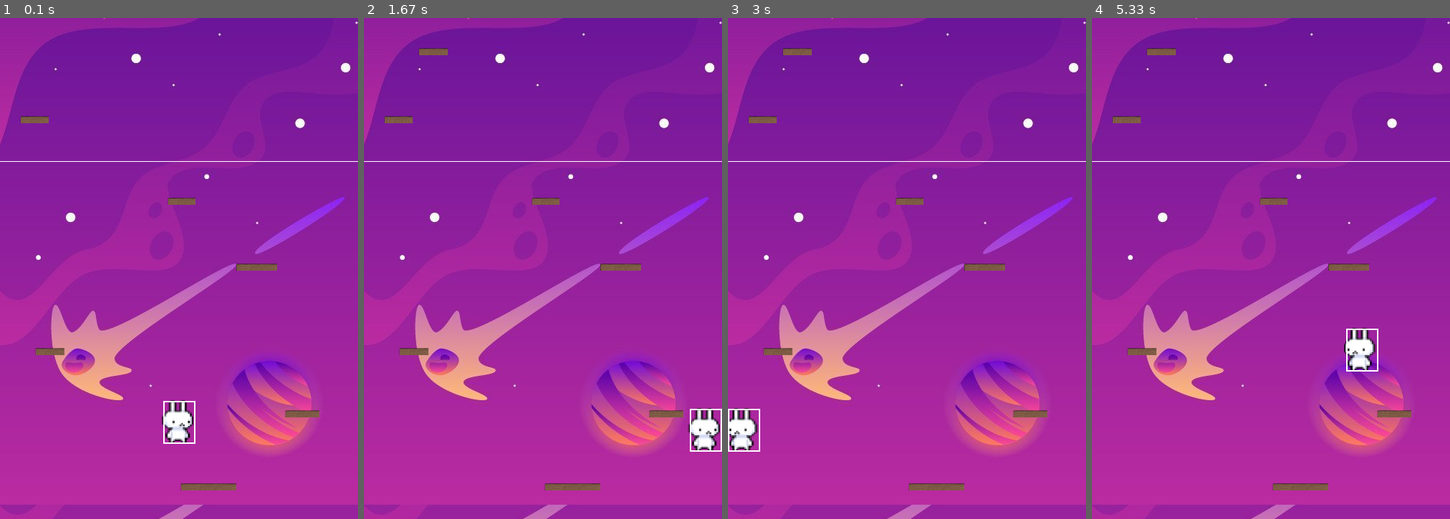
Above: before the commit, frames 1-4 (left to right).
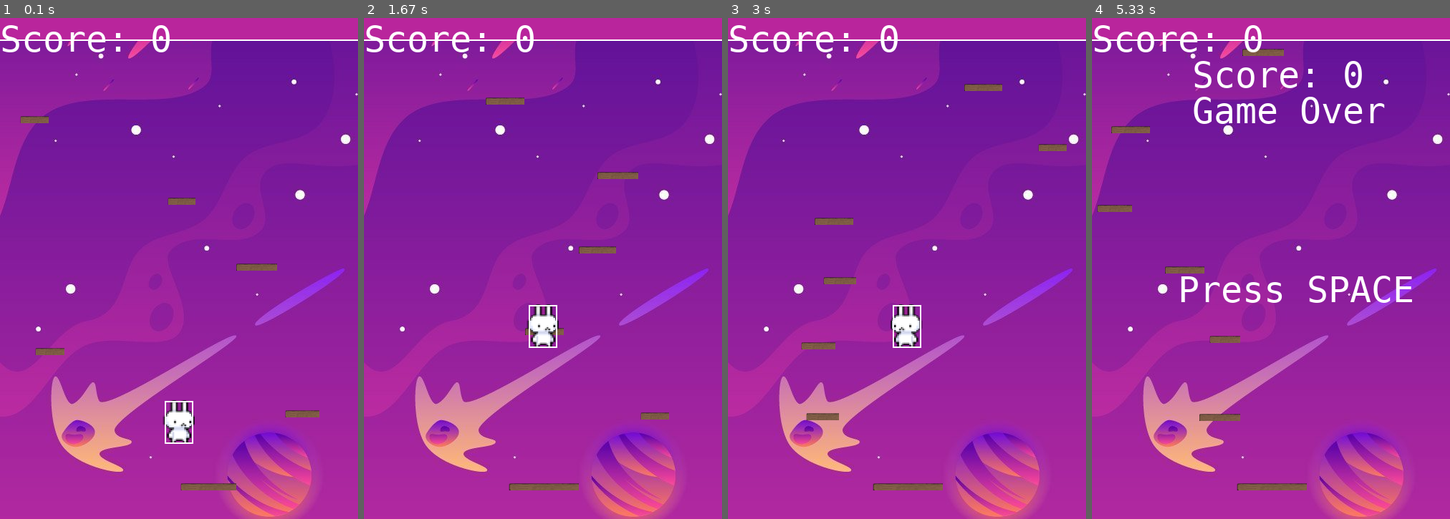
Above: after the commit, the same moments.

Repository: Showtimeeee/Jumper-Pygame
Game: pygame game, started from main.py
Two runs of this game, one before a commit and one after it. Both use one fixed random seed, a clock stepped at 60 frames per second and the inputs below.
Inputs:
- Up to frame 1 (0.1 s): no input
- Up to frame 2 (1.67 s): hold D 0.33-0.8 s; hold D 0.83-1.3 s; tap Space at 1.33 s
- Up to frame 3 (3 s): hold A 1.67-2.2 s; hold A 2.23-2.63 s; tap Space at 2.67 s
- Up to frame 4 (5.33 s): hold D 3-3.63 s; tap Space at 3.07, 3.37, 3.73, 4.03, 4.23, 4.53, 4.73, 5.03, 5.23 s; hold A 3.67-4.13 s; hold D 4.17-4.63 s; hold D 4.67-5.13 s; hold A from 5.17 s (still down)

The runs differ from the first frame. In frame 1, 28% of the frame differs, in the area x 0-100%, y 0-100%; in frame 2, 31%; in frame 3, 31%; in frame 4, 32%.

Commit message:
fix platform, rabbit size, add score to file

Diff:
--- a/main.py
+++ b/main.py
@@ -1,5 +1,6 @@
 import pygame as pg
 import random
+import os
 
 pg.init()
 
@@ -26,25 +27,57 @@
 
 bg_scroll = 0
 
+# colors
 white_color = (255, 255, 255)
-
+black_color = (0, 0, 0)
+purple_color = (185, 37, 156)
+
+# font
+font_mini = pg.font.SysFont('Open Sans', 30)
+font_big = pg.font.SysFont('Monaco', 50)
+#
+game_over = False
+
+# start score
+score = 0
+
+# hight scrore
+hight_scrore = 0
+
+# file to score
+if os.path.exists('score.txt'):
+    with open('score.txt', 'r') as file:
+        hight_scrore = int(file.read())
+else:
+    hight_scrore = 0
 
 player_image = pg.image.load('images/playerb5.png').convert_alpha()
 bg_image = pg.image.load('images/bgvektor.jpg').convert_alpha()
 platform_image = pg.image.load('images/wood111z.png').convert_alpha()
 
 
+def draw_text(text, font, text_col, x, y):
+    img = font.render(text, True, text_col)
+    screen.blit(img, (x, y))
+
+
+def score_panel():
+    pg.draw.rect(screen, purple_color, (0, 0, WIDTH, 30))
+    pg.draw.line(screen, white_color, (0, 30), (WIDTH, 30), 2)
+    draw_text('Score: ' + str(score), font_big, white_color, 0, 0)
+
+
 # drawing background
 def draw_bg(bg_scroll):
     screen.blit(bg_image, (0, 0 + bg_scroll))
-    screen.blit(bg_image, (0, -300 + bg_scroll))
+    screen.blit(bg_image, (0, -200))
 
 
 class Player:
     def __init__(self, x, y):
         # shape, size player
         self.image = pg.transform.scale(player_image, (45, 60))
-        self.width = 45
+        self.width = 40
         self.height = 60
         self.rect = pg.Rect(0, 0, self.width, self.height)
         self.rect.center = (x, y)
@@ -85,9 +118,9 @@
                         self.vel_y = -20
 
         # collision floor
-        if self.rect.bottom + dy > HEIGHT:
-            dy = 0
-            self.vel_y = -20
+        # if self.rect.bottom + dy > HEIGHT:
+        #     dy = 0
+        #     self.vel_y = -20
 
         # if coll plyaer to floor
         if self.rect.top <= scroll_thresh:
@@ -124,7 +157,6 @@
         # if platform gone to screen
         if self.rect.top > HEIGHT:
             self.kill()
-
 
 
 jumper = Player(WIDTH // 2, HEIGHT - 150)
@@ -143,44 +175,80 @@
 platform = Platform(WIDTH // 2, HEIGHT - 50, 80)
 platform_group.add(platform)
 
-
 run = True
 while run:
 
     clock.tick(fps)
 
-    scroll = jumper.move()
-
-
-    # draw background
-    bg_scroll += scroll
-    if bg_scroll >= 600:
-        bg_scroll = 0
-    draw_bg(bg_scroll)
-
-    # add platforms, size, location
-    if len(platform_group) < max_platforms:
-        p_w = random.randint(40, 60)
-        p_x = random.randint(0, WIDTH - p_w)
-        p_y = platform.rect.y - random.randint(80, 120)
-        platform = Platform(p_x, p_y, p_w)
-        platform_group.add(platform)
-
-    # print(len(platform_group))
-
-    # print(bg_scroll)
-
-
-
-    # scroll white line
-    pg.draw.line(screen, white_color, (0, scroll_thresh), (WIDTH, scroll_thresh))
-
-    # update platform
-    platform_group.update(scroll)
-
-    # draw sprites
-    platform_group.draw(screen)
-    jumper.draw()
+    if game_over == False:
+        scroll = jumper.move()
+
+        # draw background
+        bg_scroll += scroll
+        if bg_scroll >= 600:
+            bg_scroll = 0
+        draw_bg(bg_scroll)
+
+        # add platforms, size, location
+        if len(platform_group) < max_platforms:
+            p_w = random.randint(40, 60)
+            p_x = random.randint(0, WIDTH - p_w)
+            p_y = platform.rect.y - random.randint(80, 120)
+            platform = Platform(p_x, p_y, p_w)
+            platform_group.add(platform)
+
+        # scroll white line
+        # pg.draw.line(screen, white_color, (0, scroll_thresh), (WIDTH, scroll_thresh))
+
+        # update platform
+        platform_group.update(scroll)
+
+        # +score
+        if scroll > 0:
+            score += scroll
+        print(score)
+
+        # draw sprites
+        platform_group.draw(screen)
+        jumper.draw()
+
+        # draw score
+        score_panel()
+
+        # if game over
+        if jumper.rect.top > HEIGHT:
+            game_over = True
+
+        print(game_over)
+
+    else:
+        draw_text('Score: ' + str(score), font_big, white_color,140, 50 )
+        draw_text('Game Over', font_big, white_color, 140, 100)
+
+        draw_text('Press SPACE', font_big, white_color, 120, 350 )
+
+        # update records write file
+        if score > hight_scrore:
+            hight_scrore = score
+
+            with open('score.txt', 'w') as file:
+                file.write(str(hight_scrore))
+                print(hight_scrore)
+
+        # if game over press SPACE
+        key = pg.key.get_pressed()
+        if key[pg.K_SPACE]:
+            # reset
+            game_over = False
+            score = 0
+            scroll = 0
+            jumper.rect.center = (WIDTH // 2, HEIGHT - 100)
+            # reset platforms
+            platform_group.empty()
+            # add new platforms
+            platform = Platform(WIDTH // 2 - 50, HEIGHT - 50, 100)
+            platform_group.add(platform)
+
 
     for event in pg.event.get():
         if event.type == pg.QUIT:
--- /dev/null
+++ b/score.txt
@@ -0,0 +1 @@
+7132
